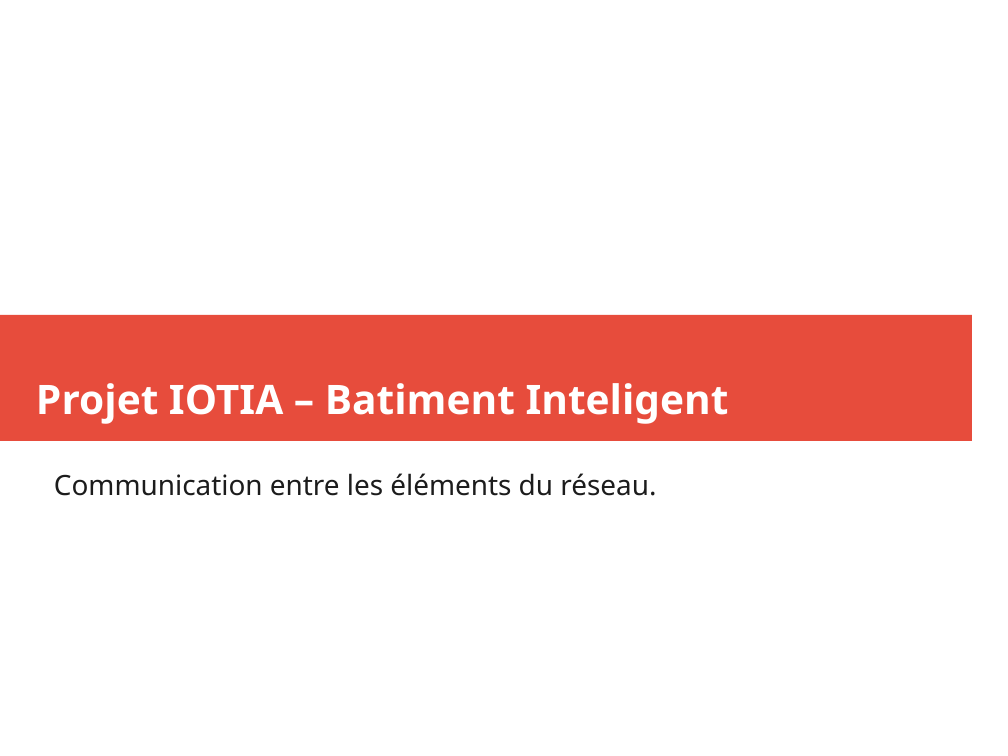
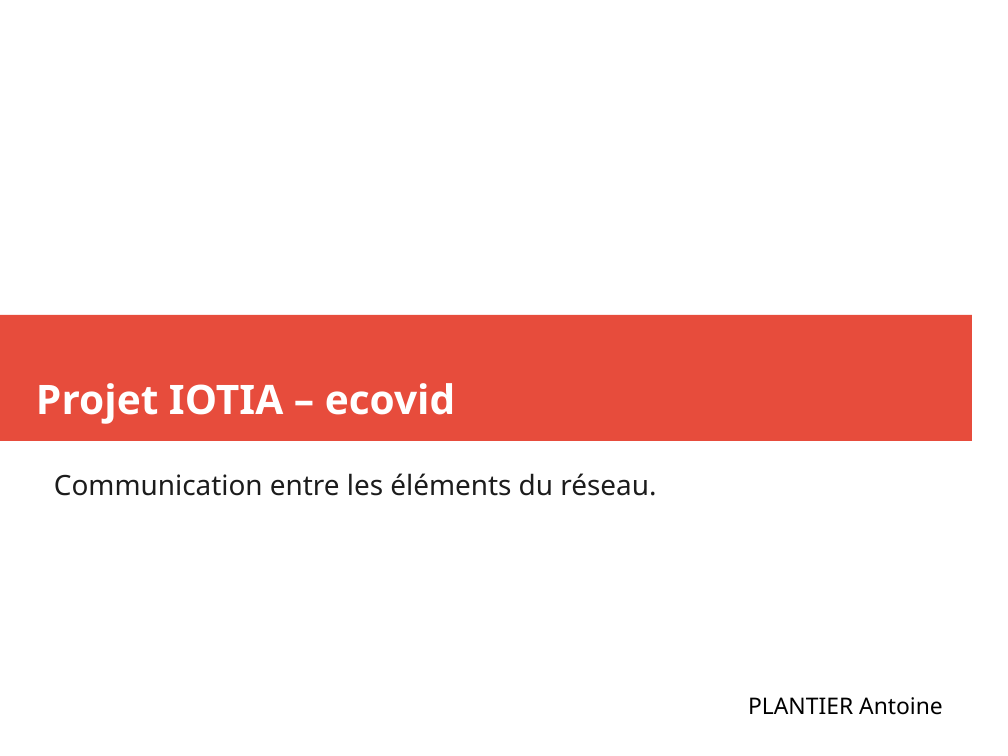
Before and after one commit to LENSAlex/ProjetIotia, a slide deck: slide 1 of config-raspbery/doc/Presentation_Network.odp. Drawn at 1008x756 pixels with LibreOffice and Linux fonts; fonts in the diff are those of the drawing; background and template pictures are left out. Boxes give left, top, right and bottom in pixels: in the first picture for what was removed or moved away, otherwise in the second. Text is boxed around its words. In the diff, an @@ line names an element or a change of style, - is before the commit and + after.

```diff
--- a/config-raspbery/doc/Presentation_Network.odp
+++ b/config-raspbery/doc/Presentation_Network.odp
@@ title at [36, 383, 456, 424]: text changed @@
-Projet IOTIA – Batiment Inteligent
+Projet IOTIA – ecovid
@@ text added at [748, 697, 943, 715], 18 pt, text #000000 @@
+PLANTIER Antoine
```
Also in this commit, not shown: 4 other slides changed, 10 slides added, 2 slides removed, 5 other files.
